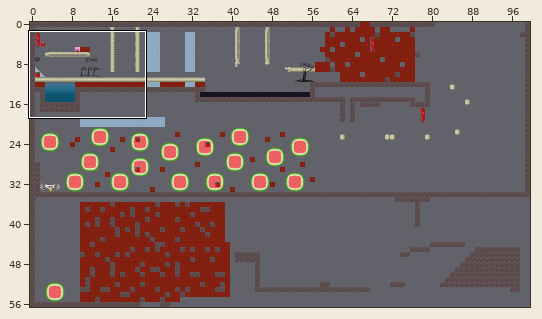
Tiled map -- data/assets/DeekTestMap.tmx. The first picture is a wide view before the edit; the outline marks the close-up.
Close-up. As it was:
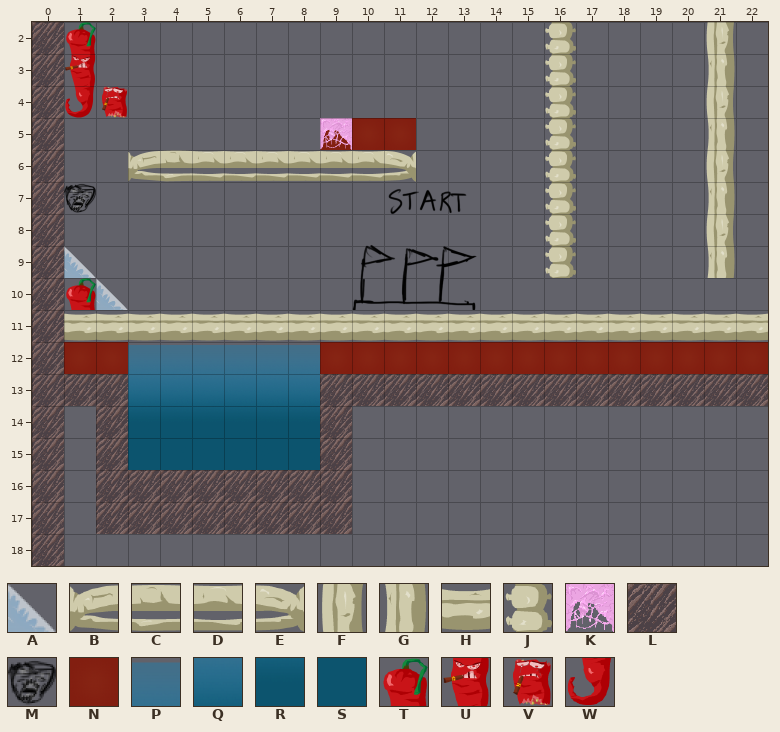
Cells are 64x64 px. Shown: x 0..22, y 2..18.
Key: from "IceSlope": A 0 "Slope"; from "TileBone2Side": B 0 "Line", C 4, D 8, E 12; from "TileBoneLarge": F 4, G 8; from "TileBoneLargeSide": H 4; from "TileBoneSpine": J 4; from "TileGum": K 2; from "TileHard": L 0 "NonEdible", M 23; from "TileMeatSolid1": N 0 "Block"; from "TileWater": P 0 "Water", Q 1, R 2, S 3; from "chilli": T 0 "Edge", U 2 "Line", V 5, W 6 "Edge".
_ is an empty cell.
Layers that did not change in this view are not listed.
Layer "Level" before, first column x 0:
 2 LT______________J____F_
 3 LU______________J____G_
 4 LWV_____________J____F_
 5 L________NNN____J____G_
 6 L__BCDDDDDDE____J____F_
 7 L_______________J____G_
 8 L_______________J____F_
 9 LA______________J____G_
10 LTA____________________
11 LHHHHHHHHHHHHHHHHHHHHHH
12 LNNPPPPPPNNNNNNNNNNNNNN
13 LLLQQQQQQLLLLLLLLLLLLLL
14 L_LRRRRRRL_____________
15 L_LSSSSSSL_____________
16 L_LLLLLLLL_____________
17 L_LLLLLLLL_____________
18 L______________________
New version:
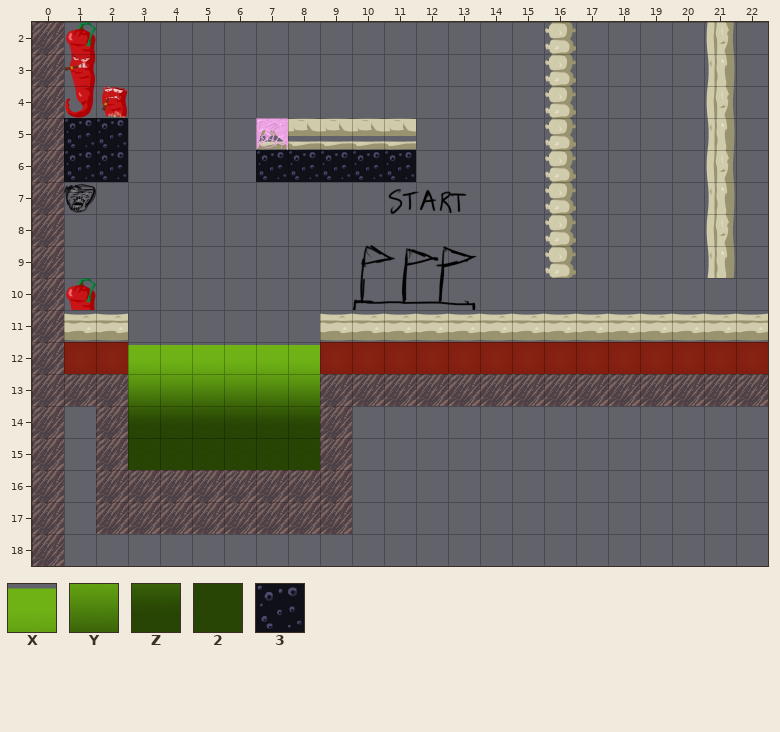
Further tiles: from "TileAcid": X 0 "Water", Y 1, Z 2, 2 3; from "TileTar": 3 0 "Block".
See-through tiles are keyed as they look on the map.
Changes in this commit:
Changed rows in their new state; . is an unchanged cell.
Layer "Level":
first column x 1:
 5 33....CCCCC
 6 33____33333
 9 _..........
10 ._.........
11 ..______...
12 ..XXXXXX...
13 ..YYYYYY...
14 ..ZZZZZZ...
15 ..222222...
Layer "Flags":
first column x 7:
 5 K._
